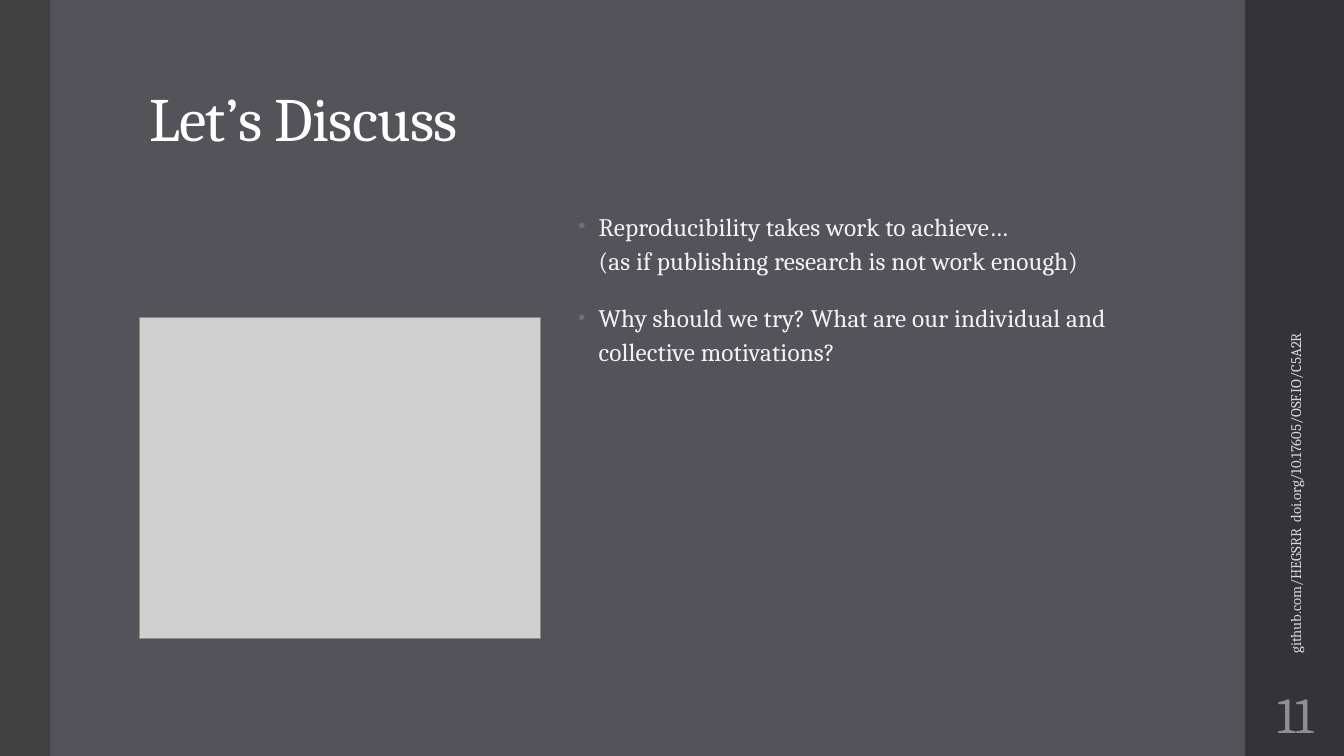
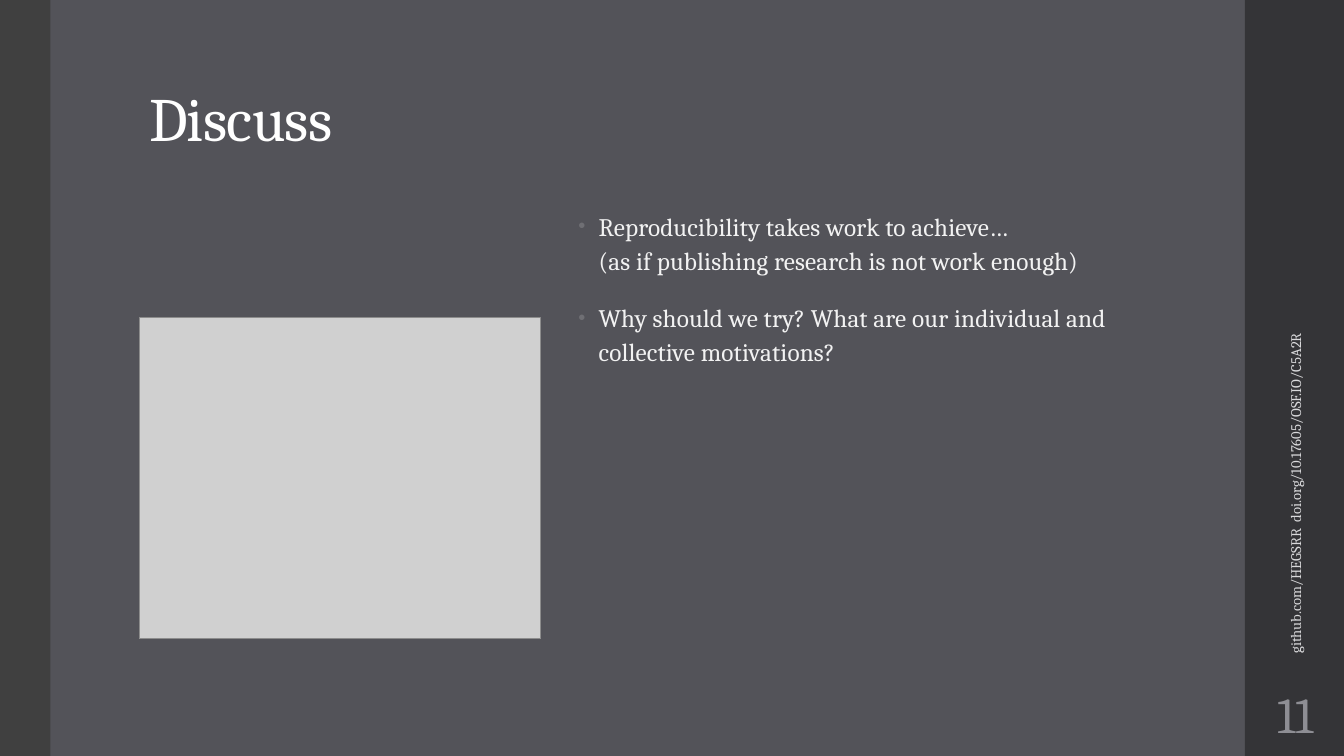
Before and after one commit to HEGSRR/UCGIS-Workshop, a slide deck: slide 11 of 01_Introduction.pptx. Drawn at 1344x756 pixels with LibreOffice and Linux fonts; fonts in the diff are those of the drawing; grey boxes stand for pictures. Boxes give left, top, right and bottom in pixels: in the first picture for what was removed or moved away, otherwise in the second. Text is boxed around its words. In the diff, an @@ line names an element or a change of style, - is before the commit and + after.

```diff
--- a/01_Introduction.pptx
+++ b/01_Introduction.pptx
@@ title at (149,100,332,142): text changed @@
-Let’s Discuss
+Discuss
```
Also in this commit, not shown: 1 other slide changed, 10 slides added, 1 other file.
